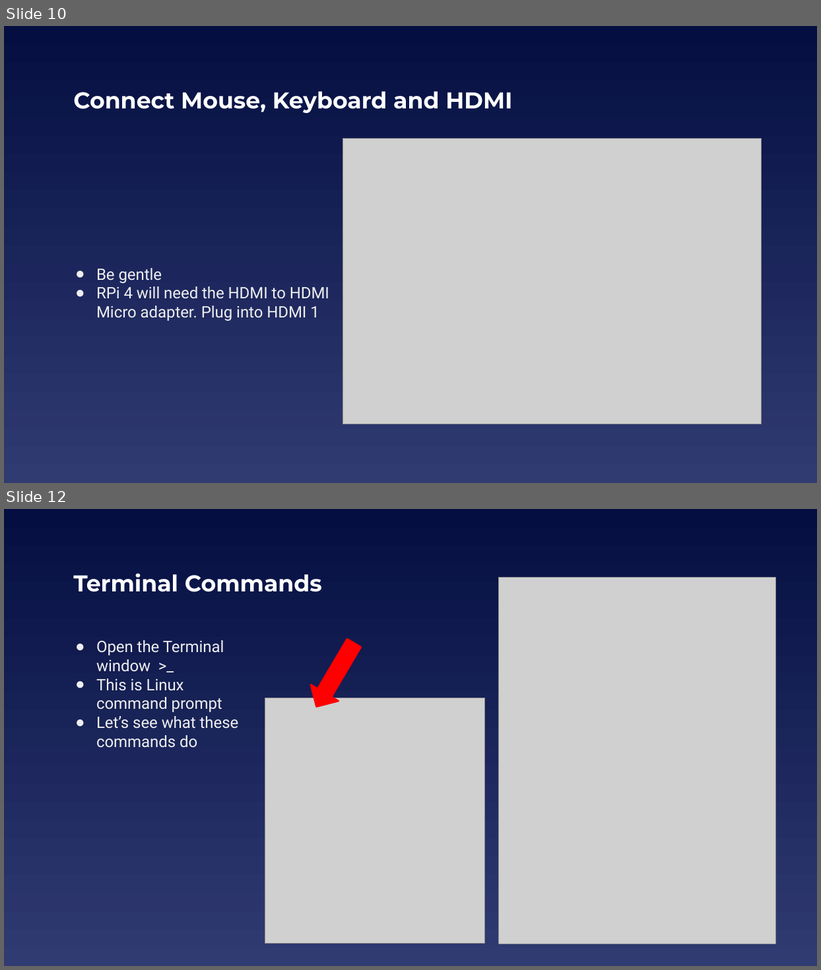
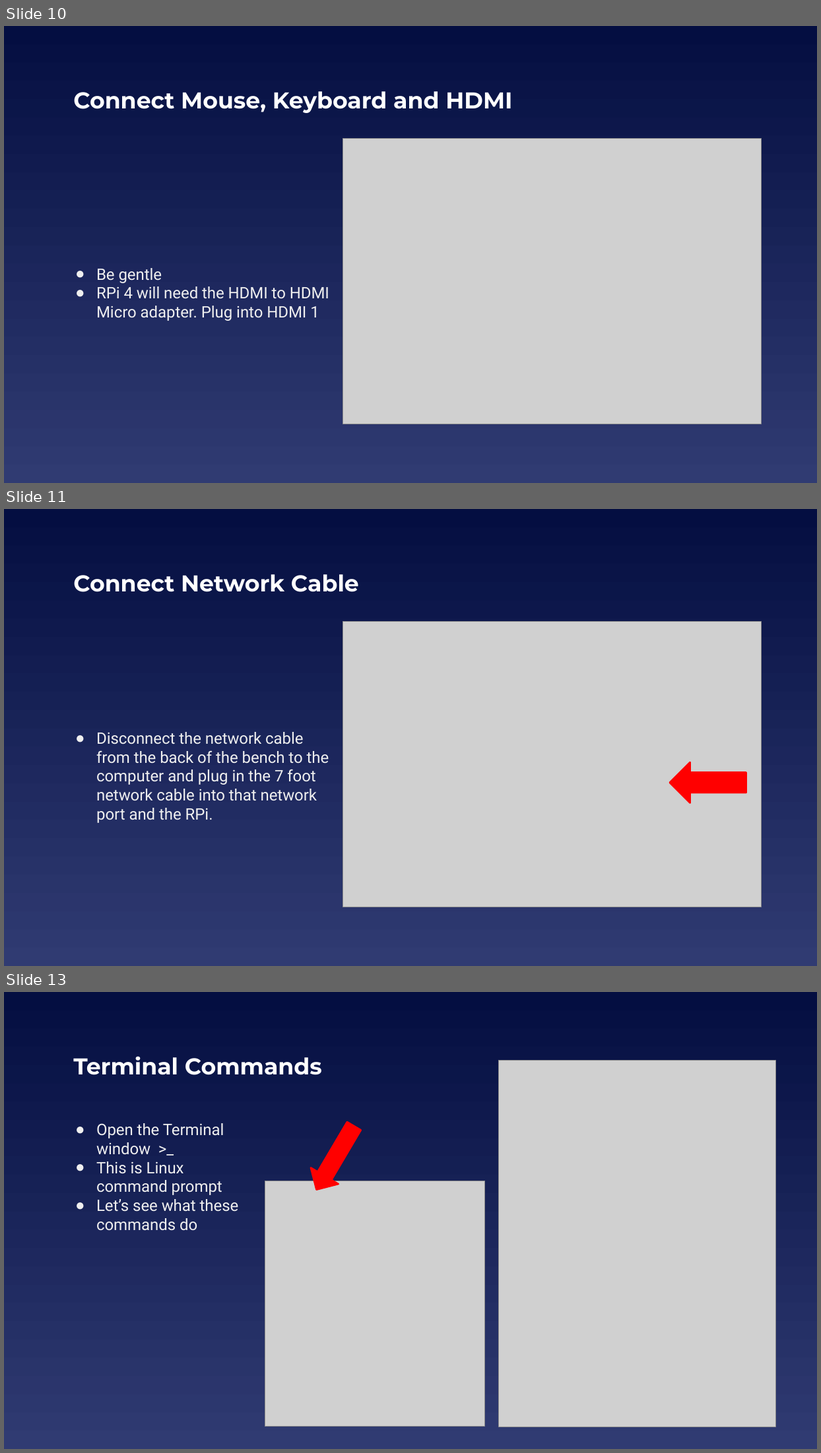
Before and after one commit to EELabMan/Raspberry-Pi-Intro, a slide deck: Raspberry Pi Intro.pptx. Shown one above the other, each under a label of ours: slides 10 and 12 before the commit, slides 10, 11 and 13 after it; the slides between them are not shown. The pictures are 821x970 and 821x1453 pixels, drawn with LibreOffice and Linux fonts; fonts in the diff are those of the drawing; grey boxes stand for pictures. Boxes give left, top, right and bottom in pixels: in the first picture for what was removed or moved away, otherwise in the second. Text is boxed around its words. In the diff, an @@ line names an element or a change of style, - is before the commit and + after.

```diff
--- a/Raspberry Pi Intro.pptx
+++ b/Raspberry Pi Intro.pptx
@@ slide 11 added at (4, 509, 817, 966), background gradient #040E41 to #303B72 @@
@@ title added at (73, 574, 359, 592), 27 pt, text #FFFFFF, bold @@
+Connect Network Cable
@@ picture added at (343, 622, 762, 908) @@
@@ text added at (96, 732, 329, 823), 18.7 pt, text #EFEFEF @@
+● Disconnect the network cable from the back of the bench to the computer and plug in the 7 foot network cable into that network port and the RPi.
@@ left arrow added at (670, 762, 746, 803), fill #FF0000, outline #FF0000 2 pt @@
@@ what was slide 12 is now slide 13 @@
```
Also in this commit, not shown: 2 slides changed.
